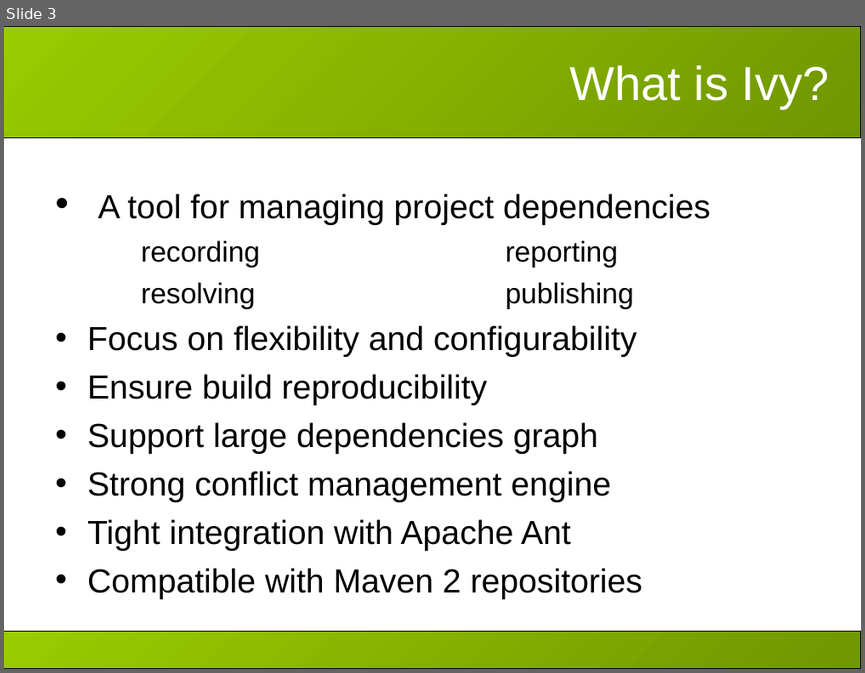
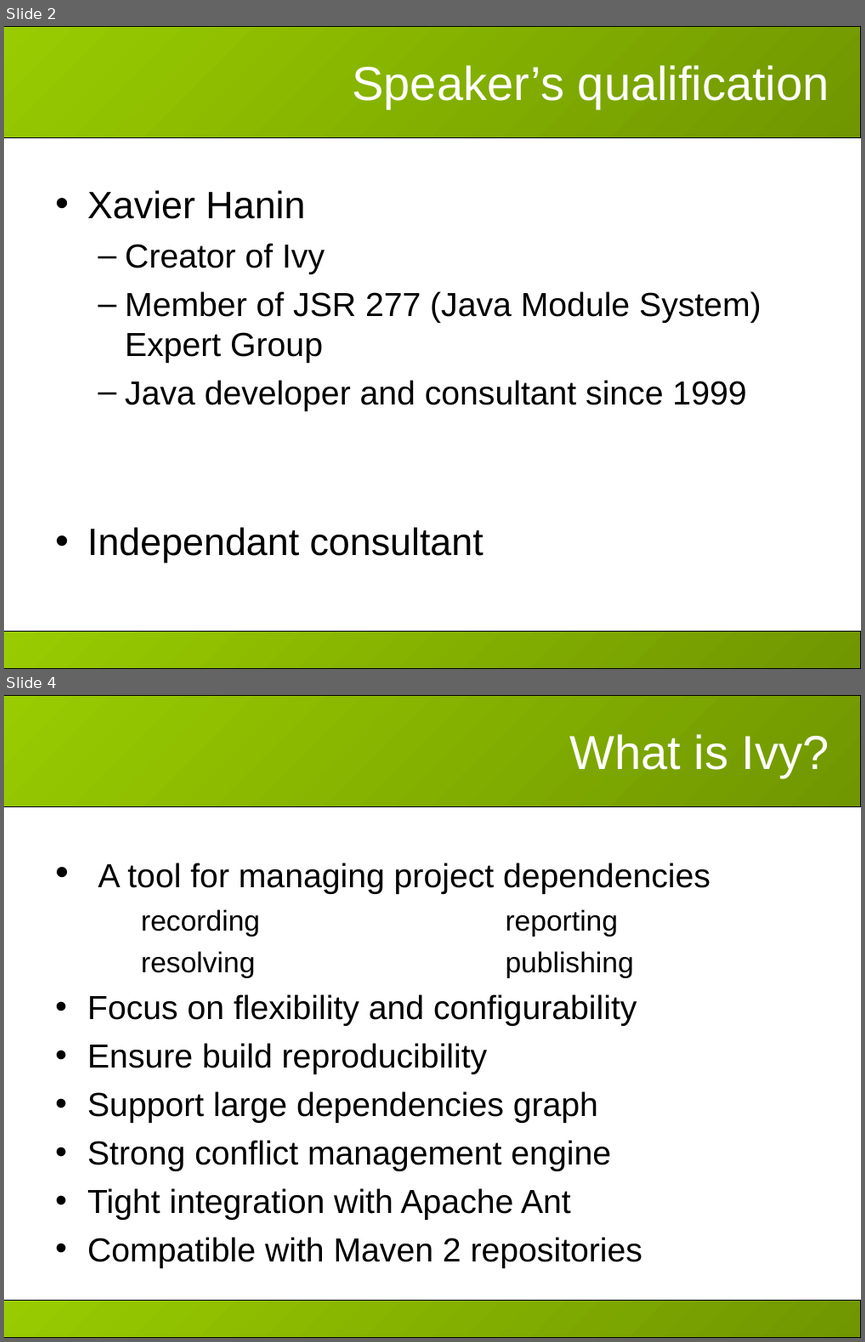
Before and after one commit to apache/ant-ivy, a slide deck: doc/presentations/apache-con-2007/slides.ppt. Shown one above the other, each under a label of ours: slide 3 before the commit, slides 2 and 4 after it; the slides between them are not shown. The pictures are 865x673 and 865x1342 pixels, drawn with LibreOffice and Linux fonts; fonts in the diff are those of the drawing; background and template pictures are left out. Boxes give left, top, right and bottom in pixels: in the first picture for what was removed or moved away, otherwise in the second. Text is boxed around its words. In the diff, an @@ line names an element or a change of style, - is before the commit and + after.

```diff
--- a/doc/presentations/apache-con-2007/slides.ppt
+++ b/doc/presentations/apache-con-2007/slides.ppt
@@ slide 2 added at box(4, 26, 861, 669), background #FFFFFF; not listed: 2 template elements that a slide beside it also shows @@
@@ title added at box(352, 65, 829, 108), 40 pt, text #FFFFFF @@
+Speaker’s qualification
@@ text added at box(87, 190, 761, 562), 28 pt, text #000000 @@
+• Xavier Hanin
+  – Creator of Ivy
+  – Member of JSR 277 (Java Module System) Expert Group
+  – Java developer and consultant since 1999
+• Independant consultant
@@ what was slide 3 is now slide 4 @@
```
Also in this commit, not shown: 4 slides changed, 2 other slides added, 1 slide removed, 2 other files.
